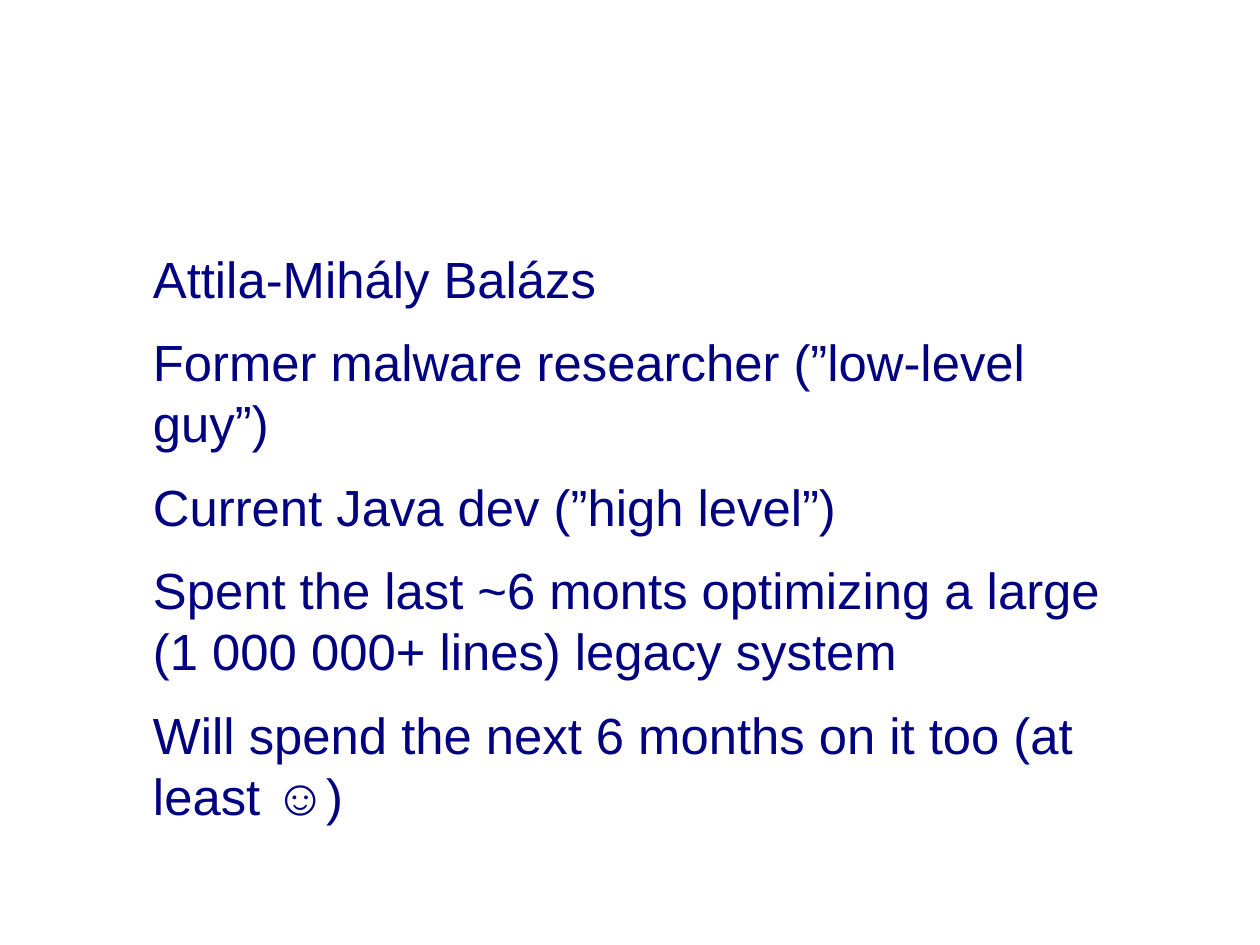
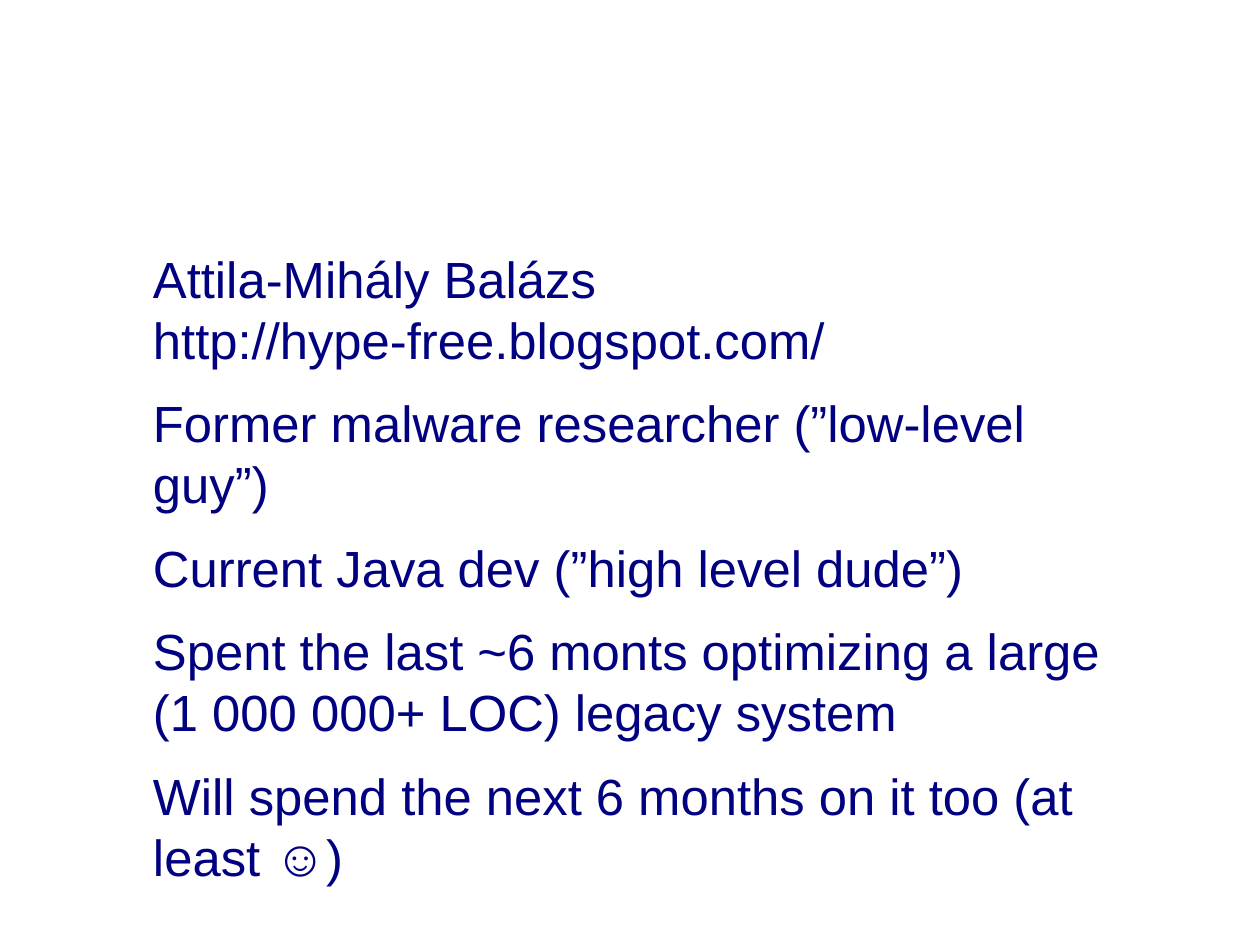
Before and after one commit to weijanlin/hype-free, a slide deck: slide 2 of java-perfopt-201003/java-perf-201003.odp. Drawn at 1260x945 pixels with LibreOffice and Linux fonts; fonts in the diff are those of the drawing; background and template pictures are left out. Boxes give left, top, right and bottom in pixels: in the first picture for what was removed or moved away, otherwise in the second. Text is boxed around its words. In the diff, an @@ line names an element or a change of style, - is before the commit and + after.

```diff
--- a/java-perfopt-201003/java-perf-201003.odp
+++ b/java-perfopt-201003/java-perf-201003.odp
@@ text at (153, 260, 825, 369): text changed @@
-● Attila-Mihály Balázs
+● Attila-Mihály Balázs
+  http://hype-free.blogspot.com/
@@ text at (153, 550, 1100, 742): text changed @@
-● Current Java dev (”high level”)
-● Spent the last ~6 monts optimizing a large (1 000 000+ lines) legacy system
+● Current Java dev (”high level dude”)
+● Spent the last ~6 monts optimizing a large (1 000 000+ LOC) legacy system
```
Also in this commit, not shown: 5 other slides changed, 10 slides added, 1 other file.
